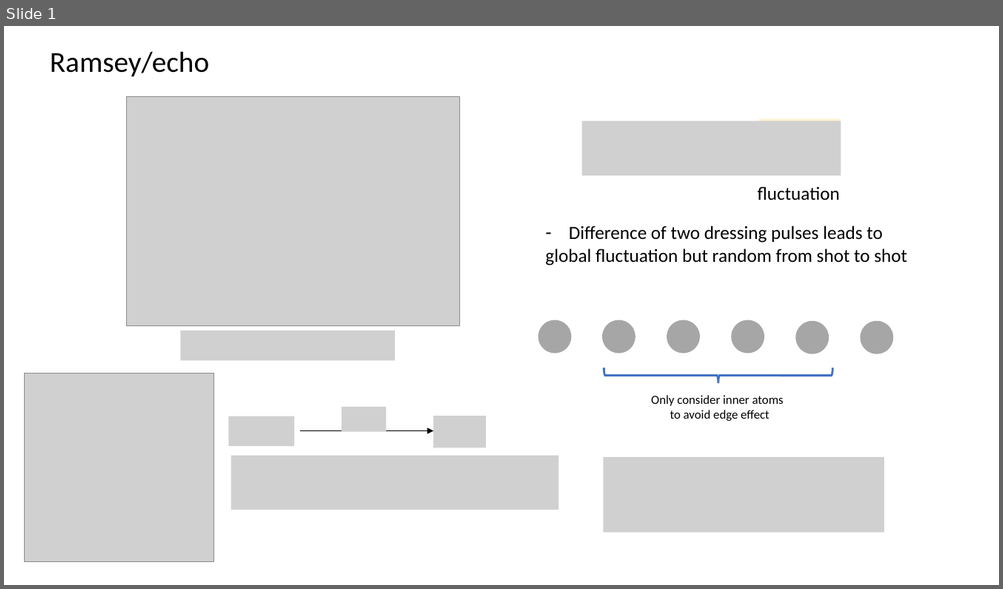
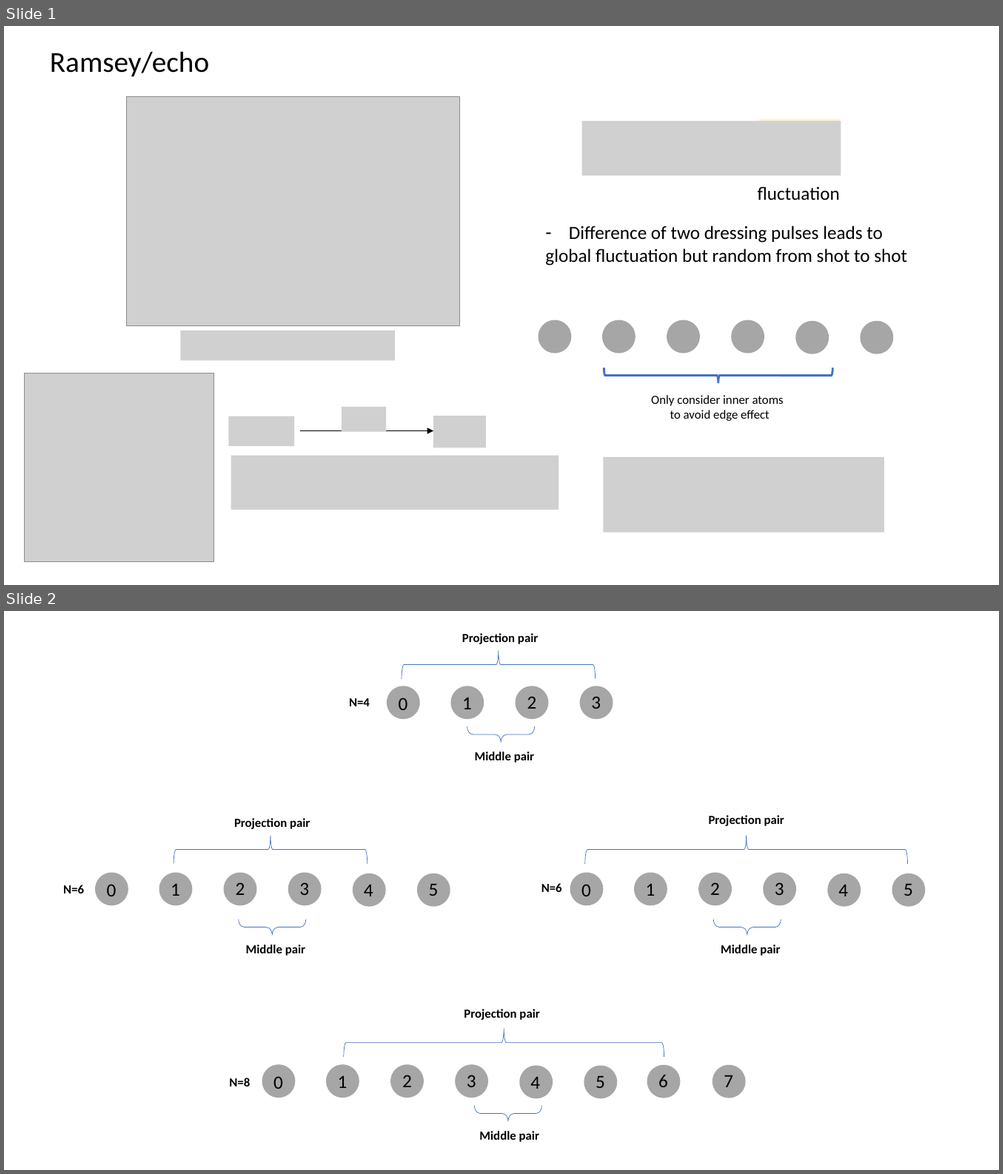
Before and after one commit to Blackercake/SpinCorrelation, a slide deck: Ramsey.pptx. Shown one above the other, each under a label of ours: slide 1 before the commit, slides 1 and 2 after it. The pictures are 1003x589 and 1003x1174 pixels, drawn with LibreOffice and Linux fonts; fonts in the diff are those of the drawing; grey boxes stand for pictures. Boxes give left, top, right and bottom in pixels: in the first picture for what was removed or moved away, otherwise in the second. Text is boxed around its words. In the diff, an @@ line names an element or a change of style, - is before the commit and + after.

```diff
--- a/Ramsey.pptx
+++ b/Ramsey.pptx
@@ slide 2 added at box(4, 611, 999, 1170), background #FFFFFF @@
@@ group added at box(349, 633, 612, 763): 7 texts, 4 ellipses, 2 right braces @@
+0
+1
+2
+3
+Middle pair
+Projection pair
+N=4
@@ group added at box(63, 818, 450, 956): 9 texts, 6 ellipses, 2 right braces @@
+0
+1
+2
+3
+4
+5
+Middle pair
+Projection pair
+N=6
@@ group added at box(541, 815, 925, 956): 9 texts, 6 ellipses, 2 right braces @@
+0
+1
+2
+3
+4
+5
+Middle pair
+Projection pair
+N=6
@@ group added at box(229, 1009, 745, 1142): 11 texts, 8 ellipses, 2 right braces @@
+0
+1
+2
+3
+4
+5
+Middle pair
+Projection pair
+6
+7
+N=8
```
Also in this commit, not shown: 7 other files.
